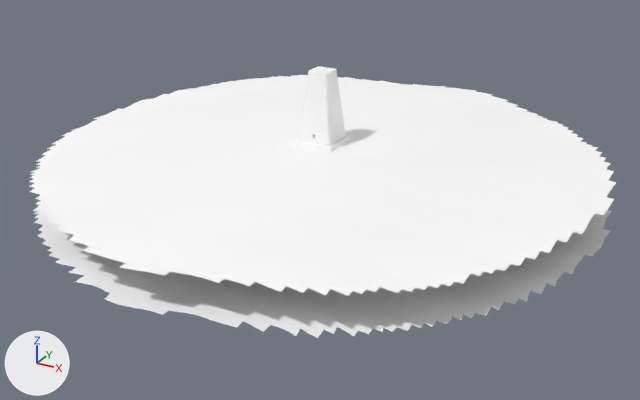
What one commit did to the glTF model web/public/models/trig.glb.
Camera for both pictures: a camera (50 mm lens) standing at (6.93, -12.67, 5.15) and looking at (0.2, -0.44, -0.96). The axes (+X, +Y, +Z) are drawn at lower left. The lights are the same throughout. The older version comes first. Where no turn or scale is listed for an object, it has been applied to the vertices. Vertices at exactly the same position are counted once.

The first picture shows 'Pillar', 'Terrain' and 1 more.
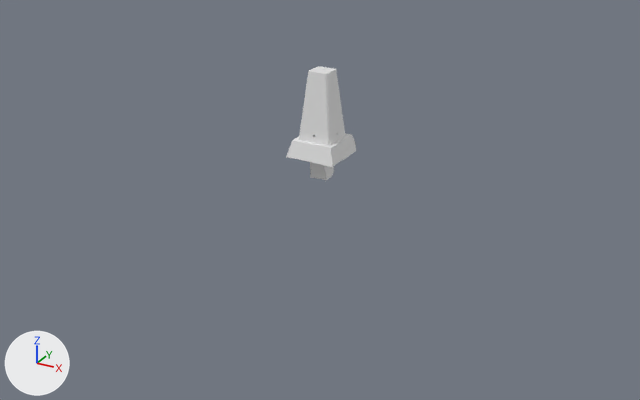
Where the newer file only moved an object's origin or applied its transform, the numbers keep the older frame.

The edits, one by one:
me_pillar is used by ob_pillar; location (0.0, 0.0, 0.0).
me_pillar had 1503 vertices, 3022 faces and spanned x -0.305..0.305, y -0.305..0.305, z 0.0..1.19.
me_pillar now has 2600 vertices, 5216 faces and spans x -0.305..0.305, y -0.305..0.305, z 0.0..1.19.
me_pillar part 1: 62 vertices moved from x -0.113..0.113, y -0.133..0.051, z 1.176..1.19 to x -0.113..0.113, y -0.132..0.065, z 1.176..1.19; 753 vertices removed from x -0.124..0.124, y -0.135..0.081, z 1.175..1.19; 1851 vertices added at x -0.131..0.131, y -0.134..0.093, z 1.175..1.19.
me_pillar part 2: 118 vertices moved from x -0.295..0.295, y -0.295..0.295, z 0.091..0.365 to x -0.296..0.296, y -0.296..0.296, z 0.088..0.369; 149 vertices removed from x -0.295..0.293, y -0.295..0.295, z 0.0..0.365; 148 vertices added at x -0.296..0.294, y -0.296..0.296, z 0.089..0.369.
me_pillar part 3: 817 faces spanning x -0.305..0.305, y -0.305..0.305, z 0.0..1.19 switch from mat_concrete (white #ffffff) to no material.
Object 'Terrain' (ob_terrain) is deleted.

Location of each change, [x1, y1, x2, y2] in pixels of the pictures (640 x 400 px; the box of a moved part takes in the faces that stretch with it):
'Terrain', deleted: before [29, 75, 616, 338]
part 1 of me_pillar, reshaped: [310, 67, 334, 74] in both
part 2 of me_pillar, moved or reshaped: [299, 74, 345, 145] in both
part 3 of me_pillar, recoloured (darker): [299, 66, 345, 145] in both
'BaseSlab', unchanged, uncovered by the edit: before [291, 133, 353, 152]; after [286, 133, 356, 167]
